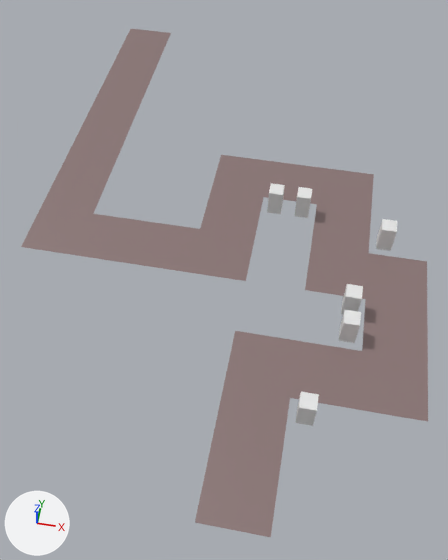
Two versions of the Blender file Content/level.blend, one commit apart.
Both versions are drawn from a 50 mm lens placed at (1.3, -9.9, 33.6), pointed at (-3.7, 16.3, -2.0). Every picture has the same lights, and +X, +Y and +Z are marked at lower left.

In view in the first picture: 'EnemyA', 'EnemyA.001', 'EnemyA.002', 'EnemyA.003', 'EnemyA.004', 'EnemyA.005', 'Level Path'.
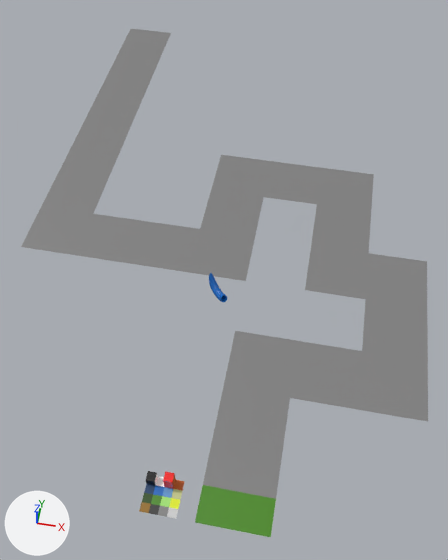
Location of each change, [x1, y1, x2, y2] in pixels of the pictures (448 x 560 px):
'EnemyA', deleted
    before: [295, 392, 319, 426]
'EnemyA.001', deleted
    before: [339, 310, 361, 343]
'EnemyA.003', deleted
    before: [376, 219, 397, 251]
'EnemyA.002', deleted
    before: [341, 284, 363, 315]
'EnemyA.005', deleted
    before: [267, 183, 285, 214]
'EnemyA.004', deleted
    before: [294, 187, 312, 218]
'EnemyHose_proxy', added
    after: [209, 273, 227, 302]
part 1 of me_plane, added
    after: [139, 471, 185, 519]
part 2 of me_plane, surface changed (grey to green)
    both: [195, 485, 276, 537]
part 3 of me_plane, recoloured
    both: [44, 32, 428, 499]

Edits to the bpy script that builds the scene:
```text
Add img_palette_png_001:
    img_palette_png_001 = load_image('palette.png.001', '../unity/KeepItAlive/Assets/Textures/palette.png', 4, 4, 'sRGB')
Add mat_materialpath:
    mat_materialpath = principled_material('MaterialPath')
    mat_materialpath.texture = img_palette_png_001
    mat_materialpath.roughness = 0.4
Add mat_itemmaterial:
    mat_itemmaterial = principled_material('ItemMaterial')
    mat_itemmaterial.texture = img_palette_png
    mat_itemmaterial.roughness = 0.4
Change me_plane:
    used by ob_level_path; location = (0.0, 0.0, 0.0)
    remove me_plane.from_pydata(...)  # 141 vertices, 92 faces; spans x -18.0..10.0, y -1.0..43.0, z 0.0
    add me_plane.from_pydata(...)  # 174 vertices, 116 faces; spans x -18.0..10.0, y -1.0..43.0, z 0.0..1.0
    me_plane part 1: a new loose piece of 33 vertices spanning x -5.0..-3.0, y -1.0..1.0, z 0.0..1.0, in mat_materialpath (picture img_palette_png_001)
    me_plane part 2: 2 kept faces spanning x -2.0..2.0, y -1.0..1.0, z 0.0 get new texture (UV) coordinates
    me_plane part 3: 92 faces spanning x -18.0..10.0, y -1.0..43.0, z 0.0 switch from mat_material (picture img_palette_png) to mat_materialpath (picture img_palette_png_001)
Add me_enemyhosemesh:
    me_enemyhosemesh.from_pydata(...)  # 276 vertices, 264 faces; spans x -0.25..0.26, y -1.19..0.17, z -0.29..1.47
    me_enemyhosemesh.materials.append(mat_itemmaterial)  # picture img_palette_png
Remove ob_enemya:
    ob_enemya = bpy.data.objects.new('EnemyA', me_cube_001)
    ob_enemya.location = (3.0, 6.0, 0.0)
Remove ob_enemya_001:
    ob_enemya_001 = bpy.data.objects.new('EnemyA.001', me_cube_001)
    ob_enemya_001.location = (5.0, 12.0, 0.0)
Remove ob_enemya_002:
    ob_enemya_002 = bpy.data.objects.new('EnemyA.002', me_cube_001)
    ob_enemya_002.location = (5.0, 14.0, 0.0)
Remove ob_enemya_003:
    ob_enemya_003 = bpy.data.objects.new('EnemyA.003', me_cube_001)
    ob_enemya_003.location = (7.0, 20.0, 0.0)
Remove ob_enemya_004:
    ob_enemya_004 = bpy.data.objects.new('EnemyA.004', me_cube_001)
    ob_enemya_004.location = (1.0, 22.0, 0.0)
Remove ob_enemya_005:
    ob_enemya_005 = bpy.data.objects.new('EnemyA.005', me_cube_001)
    ob_enemya_005.location = (-1.0, 22.0, 0.0)
Add ob_enemyhose_proxy:
    ob_enemyhose_proxy = bpy.data.objects.new('EnemyHose_proxy', me_enemyhosemesh)
    ob_enemyhose_proxy.parent = ob_enemies
    ob_enemyhose_proxy.location = (-3.0, 12.0, 2.0)
    ob_enemyhose_proxy.rotation_euler = (0.434, -0.0435, -2.369)  # degrees (25, -2.5, -136)
Add ob_enemies:
    ob_enemies = bpy.data.objects.new('Enemies', None)
    ob_enemies.location = (0.0, 0.0, 0.0)
```
